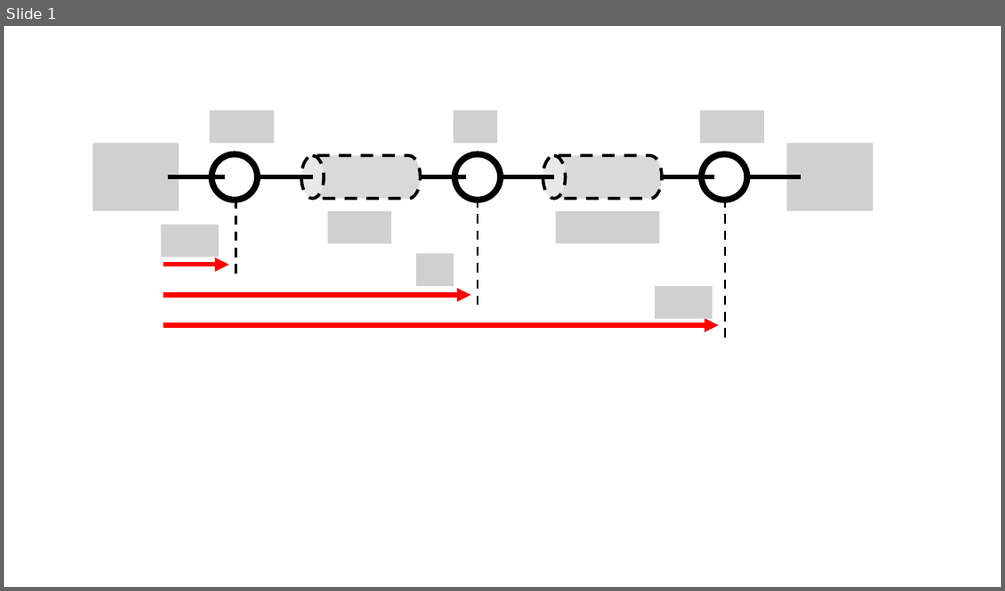
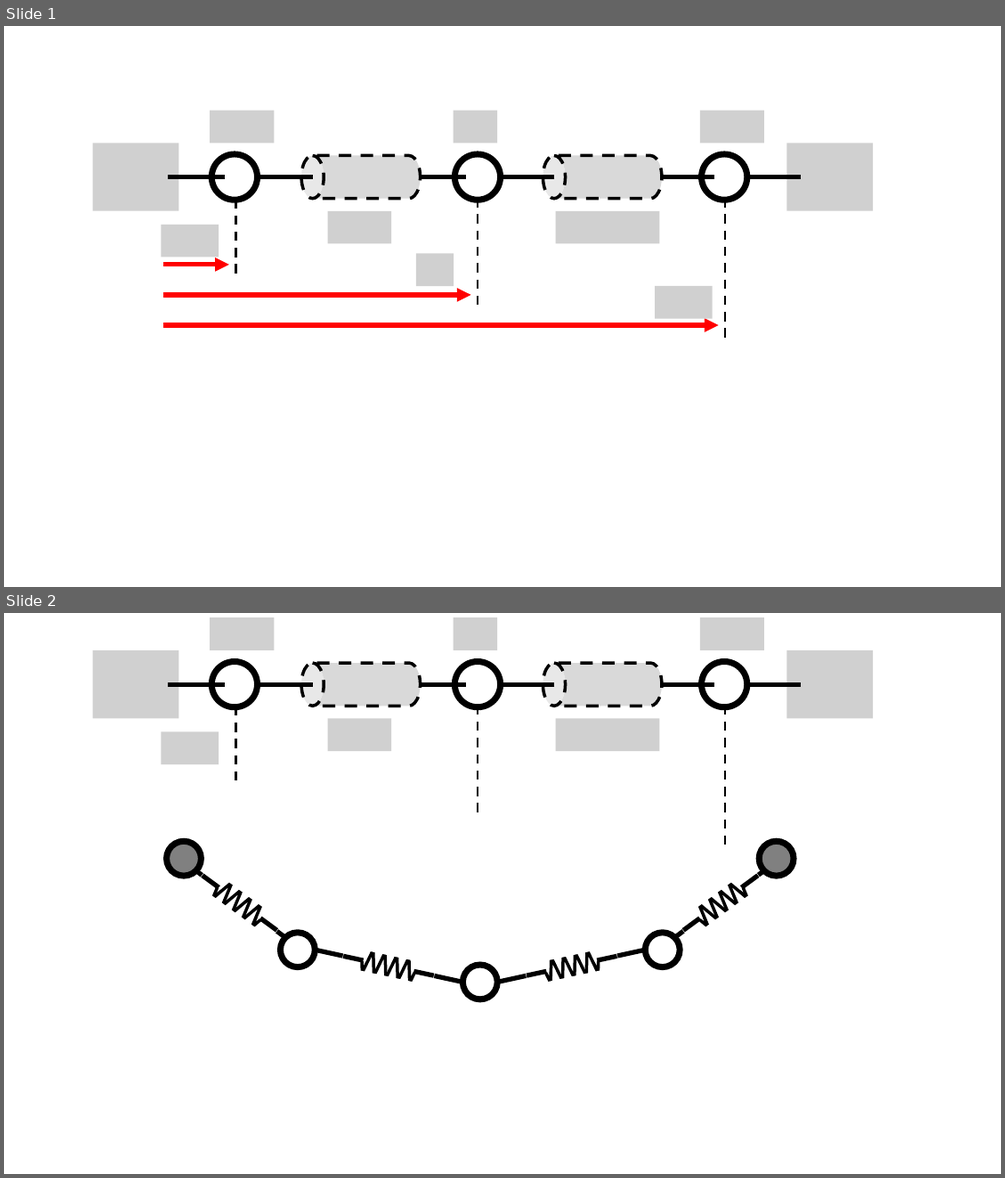
Before and after one commit to CS-433/project2_PINN_ACJ, a slide deck: derivations/spring-mass-diagram.pptx. Shown one above the other, each under a label of ours: slide 1 before the commit, slides 1 and 2 after it. The pictures are 1005x591 and 1005x1178 pixels, drawn with LibreOffice and Linux fonts; fonts in the diff are those of the drawing; grey boxes stand for pictures. Boxes give left, top, right and bottom in pixels: in the first picture for what was removed or moved away, otherwise in the second. Text is boxed around its words. In the diff, an @@ line names an element or a change of style, - is before the commit and + after.

```diff
--- a/derivations/spring-mass-diagram.pptx
+++ b/derivations/spring-mass-diagram.pptx
@@ slide 2 added at (4,613,1001,1174), background #FFFFFF @@
@@ picture added at (210,617,274,650) @@
@@ picture added at (453,617,498,650) @@
@@ picture added at (700,617,764,650) @@
@@ group added at (93,650,873,718): 6 lines, 3 ellipses, 2 cylinders, 2 pictures @@
@@ line added from (235, 706) to (235, 784), #000000 2.25 pt dashed @@
@@ picture added at (328,718,391,751) @@
@@ line added from (477, 706) to (477, 815), #000000 2.25 pt dashed @@
@@ picture added at (556,718,660,751) @@
@@ line added from (725, 706) to (725, 845), #000000 2.25 pt dashed @@
@@ picture added at (161,732,218,765) @@
@@ ellipse added at (166,841,201,876), fill #808080, outline #000000 6 pt @@
@@ ellipse added at (760,841,793,876), fill #808080, outline #000000 6 pt @@
@@ line added from (285, 938) to (196, 871), #000000 4.5 pt @@
@@ group added at (196,868,283,940): 6 triangles, 4 rectangles, 2 lines @@
@@ line added from (764, 871) to (675, 938), #000000 4.5 pt @@
@@ group added at (678,868,765,940): 6 triangles, 4 rectangles, 2 lines @@
@@ ellipse added at (281,933,316,966), fill #FFFFFF, outline #000000 6 pt @@
@@ ellipse added at (646,933,680,966), fill #FFFFFF, outline #000000 6 pt @@
@@ line added from (316, 949) to (463, 981), #000000 4.5 pt @@
@@ group added at (340,944,436,988): 6 triangles, 4 rectangles, 2 lines @@
@@ line added from (646, 949) to (498, 981), #000000 4.5 pt @@
@@ group added at (525,944,620,988): 6 triangles, 4 rectangles, 2 lines @@
@@ ellipse added at (463,965,498,999), fill #FFFFFF, outline #000000 6 pt @@
```
Also in this commit, not shown: 6 other slides added, 4 other files.
